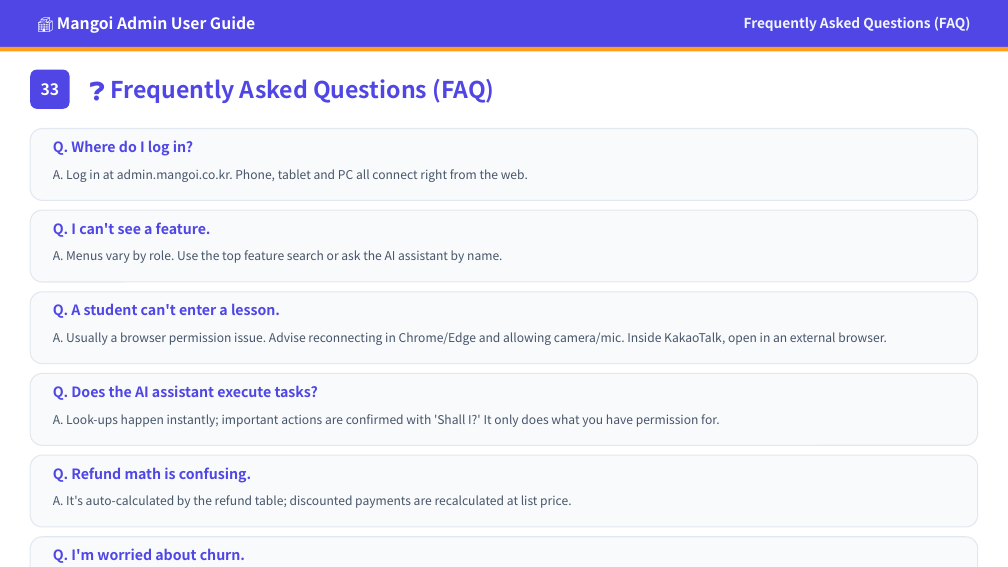
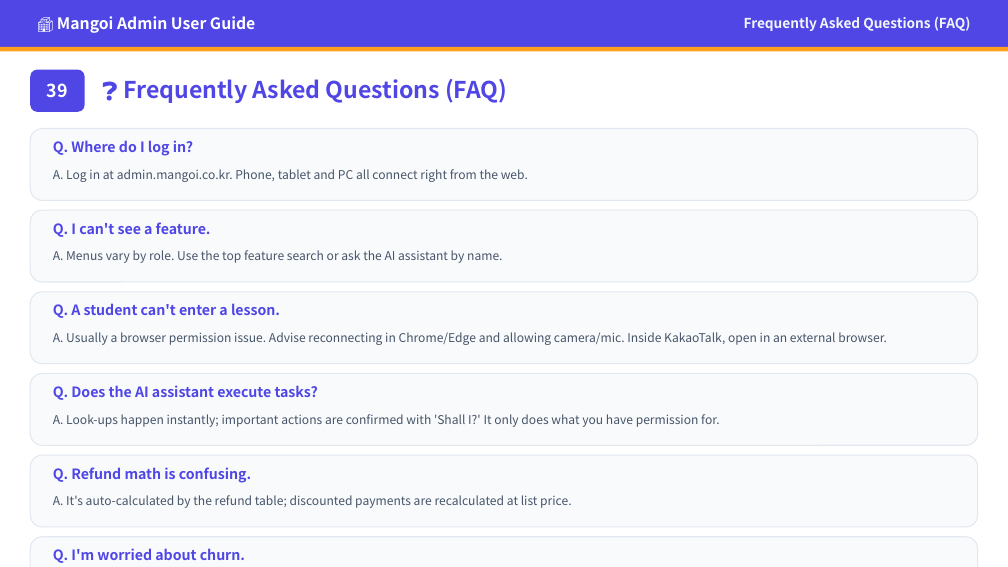
Before and after one commit to navy111p-sudo/mangoiweb, a slide deck: slide 43 of cloudflare-deploy/public/library/admin/admin-en.pptx (slide 36 before the commit). Drawn at 1008x567 pixels with LibreOffice and Linux fonts; fonts in the diff are those of the drawing. Boxes give left, top, right and bottom in pixels: in the first picture for what was removed or moved away, otherwise in the second. Text is boxed around its words. In the diff, an @@ line names an element or a change of style, - is before the commit and + after.

```diff
--- a/cloudflare-deploy/public/library/admin/admin-en.pptx
+++ b/cloudflare-deploy/public/library/admin/admin-en.pptx
@@ rounded rectangle: place and size @@
-rounded rectangle at [30,70,70,109]
+rounded rectangle at [30,70,85,112]
@@ text removed at [41,83,60,95] @@
-33
@@ text added at [47,83,68,97], 17 pt, text #FFFFFF, bold @@
+39
@@ text "❓ Frequently Asked Questions (FAQ)": place and size @@
-text "❓ Frequently Asked Questions (FAQ)" at [111,79,494,103]
+text "❓ Frequently Asked Questions (FAQ)" at [123,79,507,103]
```
Also in this commit, not shown: 5 other slides changed, 7 slides added, 33 other files.
